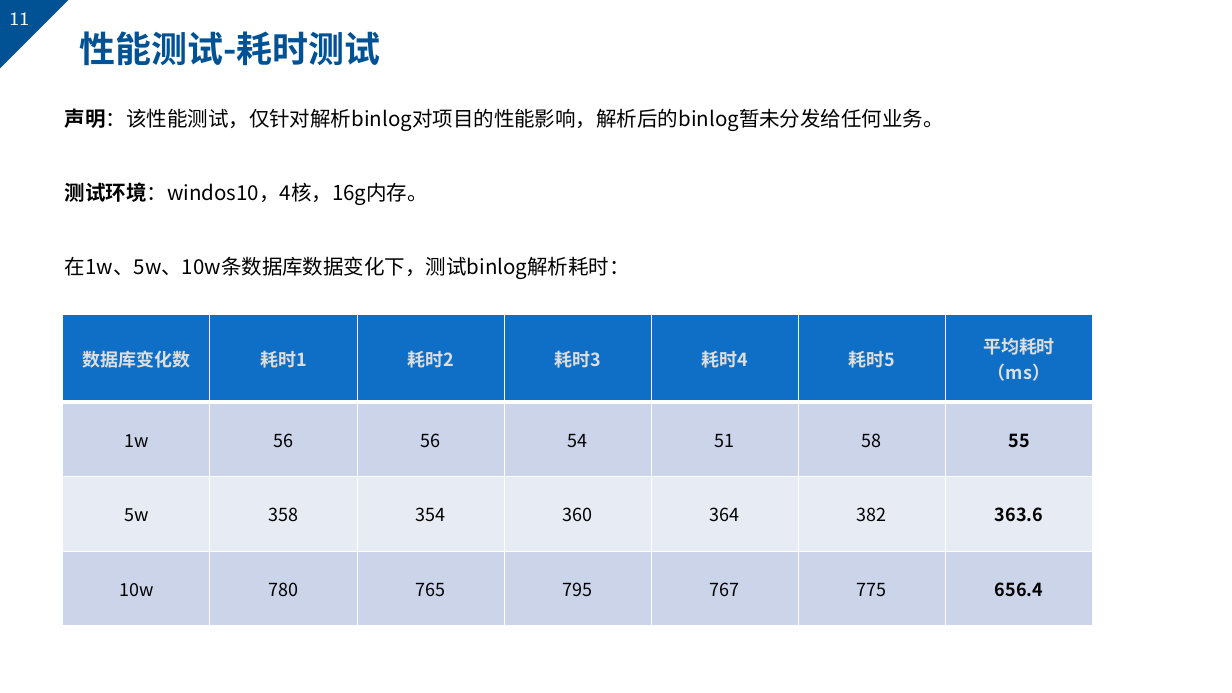
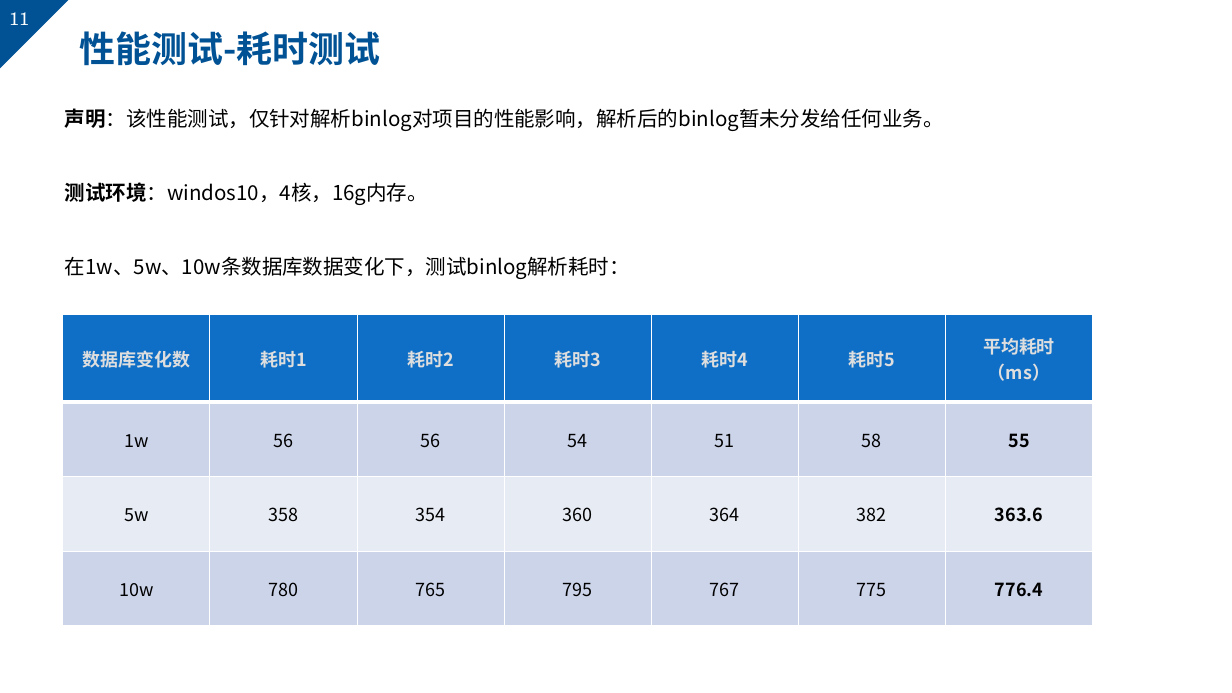
Before and after one commit to markMe1024/coding, a slide deck: slide 11 of MySQL/binlog/后端与UI的webscoket事件机制.pptx. Drawn at 1232x693 pixels with LibreOffice and Linux fonts; fonts in the diff are those of the drawing; background and template pictures are left out. Boxes give left, top, right and bottom in pixels: in the first picture for what was removed or moved away, otherwise in the second. Text is boxed around its words. In the diff, an @@ line names an element or a change of style, - is before the commit and + after.

```diff
--- a/MySQL/binlog/后端与UI的webscoket事件机制.pptx
+++ b/MySQL/binlog/后端与UI的webscoket事件机制.pptx
@@ table at bbox=[63, 314, 1092, 626] @@
-row 4, column 7: 656.4
+row 4, column 7: 776.4
```
Also in this commit, not shown: 1 other slide changed, 1 slide added, 2 other files.
